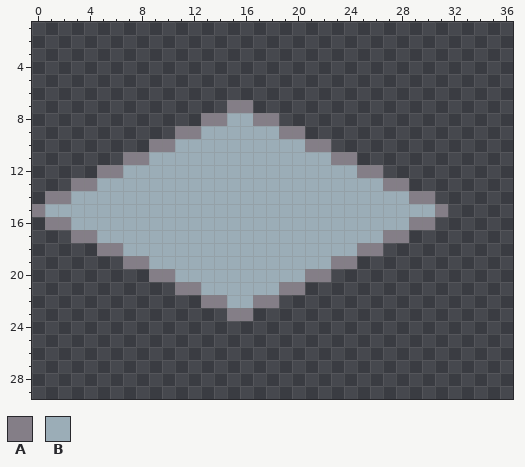
Pixel-art file -- data/tilemap-general.aseprite. Above is the file before it was changed.
320x320 pixels, 1 frame. Shown: x 0..36, y 1..29.
Palette (. is transparent): A #847e87  B #9badb7
Pixels before, first column x 0:
 7 ...............AA...............
 8 .............AABBAA.............
 9 ...........AABBBBBBAA...........
10 .........AABBBBBBBBBBAA.........
11 .......AABBBBBBBBBBBBBBAA.......
12 .....AABBBBBBBBBBBBBBBBBBAA.....
13 ...AABBBBBBBBBBBBBBBBBBBBBBAA...
14 .AABBBBBBBBBBBBBBBBBBBBBBBBBBAA.
15 ABBBBBBBBBBBBBBBBBBBBBBBBBBBBBBA
16 .AABBBBBBBBBBBBBBBBBBBBBBBBBBAA.
17 ...AABBBBBBBBBBBBBBBBBBBBBBAA...
18 .....AABBBBBBBBBBBBBBBBBBAA.....
19 .......AABBBBBBBBBBBBBBAA.......
20 .........AABBBBBBBBBBAA.........
21 ...........AABBBBBBAA...........
22 .............AABBAA.............
23 ...............AA...............
The same view after the edit:
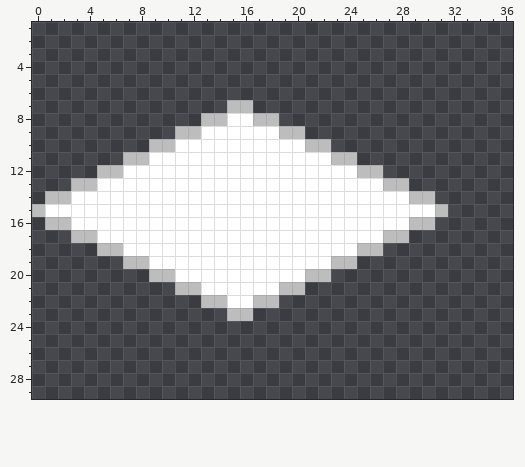
What changed:
colour A: #847e87 -> #bdbdbd
colour B: #9badb7 -> #ffffff
